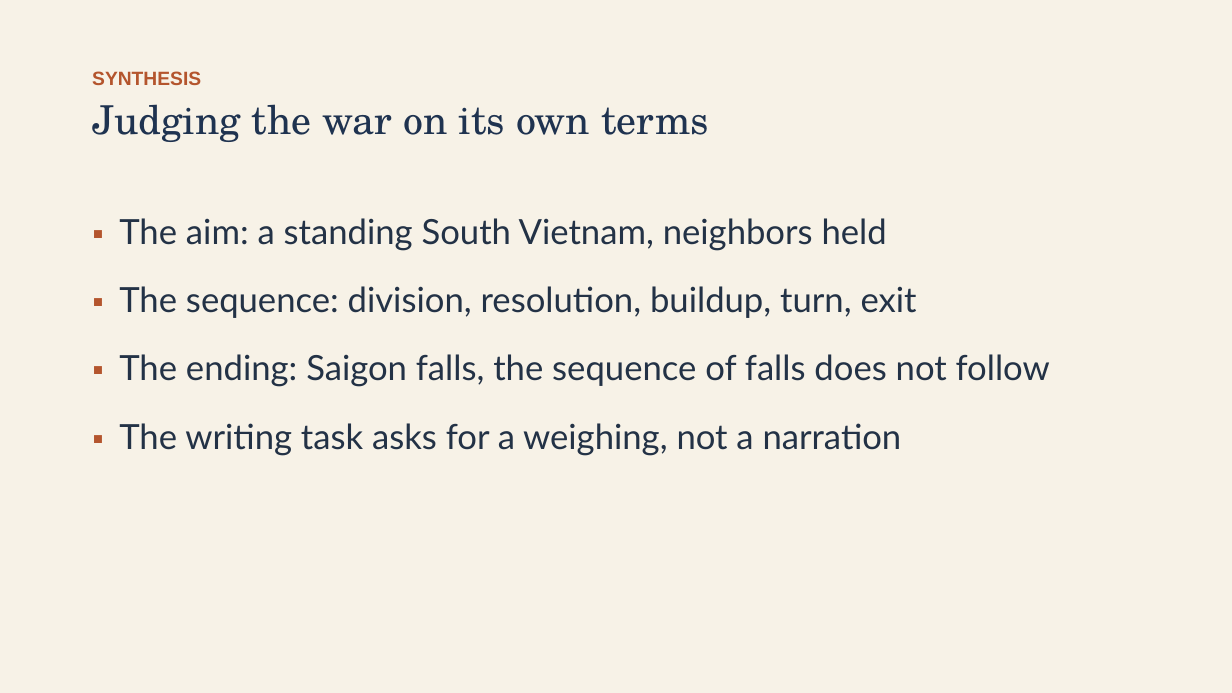
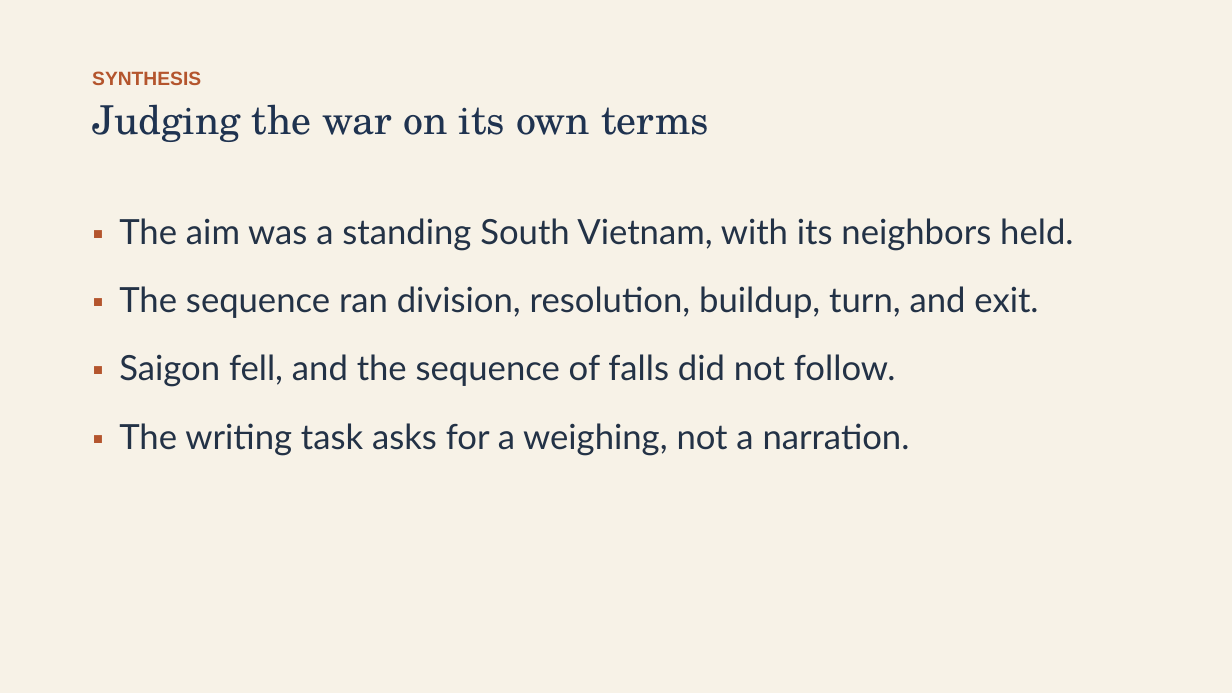
Before and after one commit to ab17gthb/humanities-curriculum-group, a slide deck: slide 28 of cold-war/lesson-06/lesson-06-slides.pptx. Drawn at 1232x693 pixels with LibreOffice and Linux fonts; fonts in the diff are those of the drawing. Boxes give left, top, right and bottom in pixels: in the first picture for what was removed or moved away, otherwise in the second. Text is boxed around its words. In the diff, an @@ line names an element or a change of style, - is before the commit and + after.

Commit message:
Rollout: Cold War L6 reworked and live (Vietnam: The War Containment Built)

```diff
--- a/cold-war/lesson-06/lesson-06-slides.pptx
+++ b/cold-war/lesson-06/lesson-06-slides.pptx
@@ text at (119,218,1073,456): text changed @@
-▪ The aim: a standing South Vietnam, neighbors held
-▪ The sequence: division, resolution, buildup, turn, exit
-▪ The ending: Saigon falls, the sequence of falls does not follow
-▪ The writing task asks for a weighing, not a narration
+▪ The aim was a standing South Vietnam, with its neighbors held.
+▪ The sequence ran division, resolution, buildup, turn, and exit.
+▪ Saigon fell, and the sequence of falls did not follow.
+▪ The writing task asks for a weighing, not a narration.
```
Also in this commit, not shown: 12 other slides changed, 6 other files.
